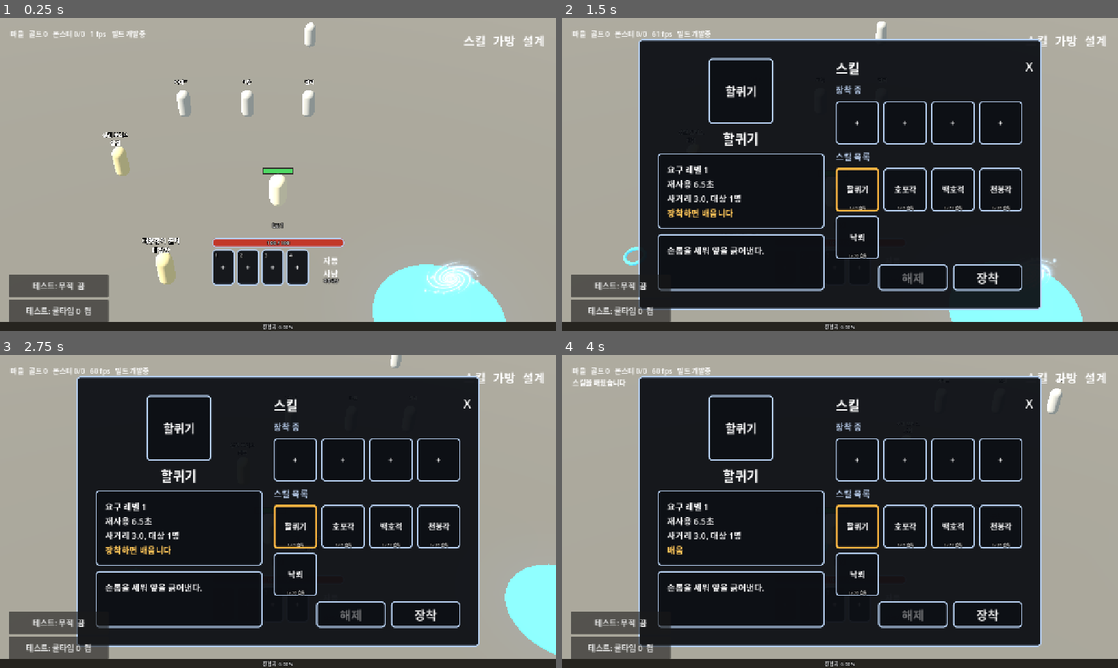
Above: before the commit, frames 1-4 (two rows, left to right).
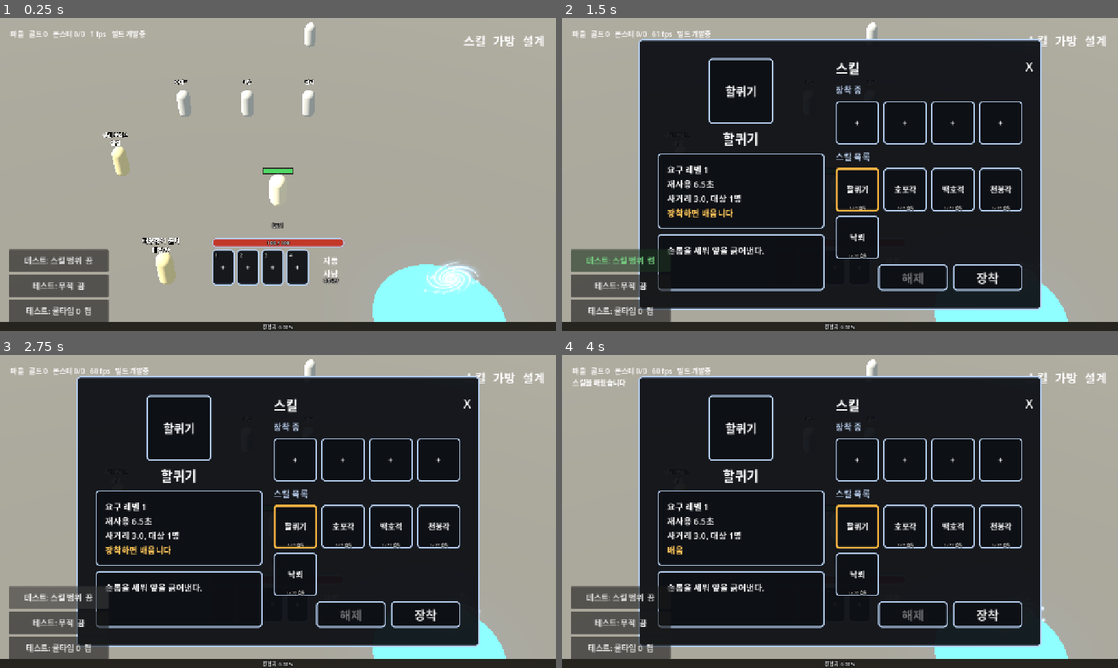
Above: after the commit, the same moments.

Repository: gogoalswo/MMORPG
Game: Godot game, scene res://main.tscn
The game is run twice, just before and just after one commit, with the same random seed, the same clock (stepped at 60 frames per second) and the same inputs.
Inputs (mouse positions are in pixels of both pictures, inside the frame that each line leads up to):
- Up to frame 1 (0.25 s): no input
- Up to frame 2 (1.5 s): click (784, 268) at 0.52 s; click (623, 262) at 1.25 s, where only the run after the commit has a clickable "테스트: 스킬 범위 끔"
- Up to frame 3 (2.75 s): click (61, 599) at 2 s, where only the run after the commit has a clickable "테스트: 스킬 범위 켬"
- Up to frame 4 (4 s): click "장착" at 2.75 s; click "해제" at 3.5 s

The runs differ from the first frame. In frame 1, 1.3% of the frame differs, in the area x 1-20%, y 73-82%; in frame 2, 1.8%; in frame 3, 4.3%, in the area x 1-100%, y 0-98%; in frame 4, 2.3%.

Commit message:
스킬 범위 표시 테스트 단추
스킬마다 범위가 달라서 range·arc·maxTargets 숫자만으로는 화면에서 얼마나
덮는지 알 수가 없다. 설계상 범위가 곧 사냥 속도라 눈으로 볼 수단을 둔다.

- World.cast 가 _pick_targets 에 넘긴 값 그대로를 skillRange 이벤트로 낸다.
  화면이 skills.json 을 다시 읽어 그리면 판정이 바뀔 때 조용히 갈라진다.
- SkillRange(godot/game/skill_range.gd) 가 받은 대로만 그린다 — 부채꼴 하나로
  근접·전방위·원거리 착탄을 다 덮는다(각이 한 바퀴면 원).
- 왼쪽 아래 "테스트: 스킬 범위" 단추. 위 줄에 반경·각·맞은 수/상한.
- skill_test 가 세 모양을 판정과 대조하고, 부채꼴 밖은 안 맞는 것까지 본다.
- npm run shot:godot -- range:<스킬id> — 무리 한가운데에서 찍는다.

Co-Authored-By: Claude Opus 5 <noreply@anthropic.com>
Claude-Session: https://claude.ai/code/session_013xWMjGTZFzeM8DiABws1gC

Diff:
--- a/godot/game/game.gd
+++ b/godot/game/game.gd
@@ -140,6 +140,14 @@
 var _gate_panel: GatePanel
 ## 보스 범위 공격 예고. [{node, fill, start, end, radius}, ...]
 var _aoe_marks: Array = []
+## 스킬 범위 표시(테스트 단추). 살아 있는 SkillRange 들
+var _range_marks: Array = []
+## 스킬 범위를 그릴까 — **화면에만 있는 값이다.** 판정은 늘 모양을 보내고,
+## 그릴지 말지만 여기서 정한다 (`_toggle_range`)
+var _show_range := false
+## 스킬 범위 표시 단추와, 그 위에 마지막 시전의 반경·각·맞은 수를 적는 줄
+var _range_button: Button
+var _range_label: Label
 var _npc_panel: PanelContainer
 var _npc_title: Label
 var _npc_rows: VBoxContainer
@@ -251,6 +259,10 @@
 			_last_event = "마을에서 되살아났습니다"
 		&"aoe":
 			_show_aoe(payload)
+		&"skillRange":
+			# 판정은 늘 보낸다. 켜 뒀을 때만 그린다
+			if _show_range:
+				_show_skill_range(payload)
 		&"npc":
 			_show_npc(payload)
 		&"skill":
@@ -1647,6 +1659,21 @@
 	_invincible_button.pressed.connect(_toggle_invincible)
 	column.add_child(_invincible_button)
 	column.move_child(_invincible_button, 0)
+	# 스킬 범위도 표 스위치가 아니다 — **화면에만 있는 값**이라 판정에 보낼 것이 없다
+	_range_button = Button.new()
+	_range_button.custom_minimum_size = Vector2(230, 52)
+	_range_button.add_theme_font_size_override("font_size", 18)
+	_range_button.pressed.connect(_toggle_range)
+	column.add_child(_range_button)
+	column.move_child(_range_button, 0)
+	# 숫자는 **단추 위 전용 줄**에 적는다. HUD 한 줄(`_last_event`)에 적었더니
+	# 바로 다음 틱의 몬스터 피격 알림이 덮어써서 읽을 틈이 없었다 (2026-09-21)
+	_range_label = Label.new()
+	_range_label.add_theme_font_size_override("font_size", 17)
+	_range_label.add_theme_color_override("font_color", Color("#46e0d8"))
+	column.add_child(_range_label)
+	column.move_child(_range_label, 0)
+	_refresh_range_button()
 	_refresh_switches()
 	column.set_anchors_and_offsets_preset(Control.PRESET_BOTTOM_LEFT, Control.PRESET_MODE_MINSIZE, 20)
 	column.grow_vertical = Control.GROW_DIRECTION_BEGIN
@@ -1663,6 +1690,24 @@
 func _toggle_invincible() -> void:
 	var me: Dictionary = _transport.snapshot().get("players", {}).get(_transport.my_id(), {})
 	_transport.send(&"invincible", {"on": not bool(me.get("invincible", false))})
+
+
+## 스킬 범위 표시를 켜고 끈다. 끄면 이미 떠 있는 것도 바로 치운다 —
+## 끄고 나서 1초쯤 남아 있으면 꺼졌는지 아닌지가 헷갈린다
+func _toggle_range() -> void:
+	_show_range = not _show_range
+	if not _show_range:
+		for mark in _range_marks:
+			if is_instance_valid(mark):
+				mark.queue_free()
+		_range_marks.clear()
+		_range_label.text = ""
+	_refresh_range_button()
+
+
+func _refresh_range_button() -> void:
+	_range_button.text = "테스트: 스킬 범위  %s" % ("켬" if _show_range else "끔")
+	_range_button.modulate = Color("#7ce08a") if _show_range else Color.WHITE
 
 
 func _refresh_invincible(me: Dictionary) -> void:
@@ -2051,6 +2096,7 @@
 	if _zone_node != null:
 		_zone_node.queue_free()
 	_aoe_marks.clear()
+	_range_marks.clear()
 	_zone_node = Node3D.new()
 	add_child(_zone_node)
 	_shown_zone = zone_id
@@ -2300,6 +2346,7 @@
 	_send_input(delta)
 	_draw_state()
 	_tick_aoe()
+	_tick_range(delta)
 	if _auto_spin != null and _auto_spin.visible:
 		# PanelContainer 가 자식 크기를 칸에 맞춰 다시 잡는다 — 축은 그때마다 가운데로
 		_auto_spin.pivot_offset = _auto_spin.size / 2.0
@@ -2681,3 +2728,31 @@
 			continue
 		alive.append(mark)
 	_aoe_marks = alive
+
+
+## 스킬 범위 표시를 늙힌다. 수명이 다한 것은 스스로 알려 준다
+func _tick_range(delta: float) -> void:
+	var alive: Array = []
+	for mark in _range_marks:
+		if not is_instance_valid(mark):
+			continue
+		if mark.tick(delta):
+			mark.queue_free()
+			continue
+		alive.append(mark)
+	_range_marks = alive
+
+
+## 판정이 보낸 모양 그대로 땅에 그리고, 몇 마리가 걸렸는지는 글로 적는다 —
+## 반경만 보면 "왜 저기 있는 놈이 안 맞지" 가 `maxTargets` 때문인지 모른다
+func _show_skill_range(payload: Dictionary) -> void:
+	if _zone_node == null:
+		return
+	_range_marks.append(SkillRange.show_cast(_zone_node, payload))
+	_range_label.text = "%s  %.1fm · %d° · %d/%d 마리" % [
+		Skills.all().get(str(payload.get("skill", "")), {}).get("name", "스킬"),
+		float(payload.get("reach", 0.0)),
+		roundi(rad_to_deg(float(payload.get("arc", 0.0)))),
+		int(payload.get("hits", 0)),
+		int(payload.get("max_targets", 0)),
+	]
--- /dev/null
+++ b/godot/game/skill_range.gd
@@ -0,0 +1,137 @@
+class_name SkillRange
+extends Node3D
+
+## **스킬이 실제로 훑은 자리**를 땅에 한 번 그린다 (테스트 단추로 켠다).
+##
+## 2026-09-21 에 만들었다. 설계(stat-balance.md 5장)는 "범위 스킬로 무리를
+## 정리한다"가 전제라 **반경·각이 곧 사냥 속도**인데, 스킬마다 범위가 다르고
+## 숫자(`range`·`arc`·`maxTargets`)만 봐서는 화면에서 얼마나 덮는지 알 수 없다.
+##
+## **모양을 화면이 다시 계산하지 않는다.** ★ `World.cast` 가 `_pick_targets` 에
+## 넘긴 값 그대로를 `skillRange` 이벤트로 보내고, 여기서는 받은 대로만 그린다.
+## 화면이 `skills.json` 을 다시 읽어 그리면 판정이 바뀔 때 조용히 갈라져서
+## **"표시는 맞는데 안 맞는"** 최악의 디버그 도구가 된다.
+##
+## 판정이 보내는 모양은 한 가지뿐이다 — 중심 `(x, z)` · 반지름 `reach` ·
+## `facing` 을 가운데로 한 각 `arc` 의 부채꼴. 원거리기가 날아가 터진 것은
+## 중심이 착탄점이고 `arc` 가 한 바퀴(TAU)로 와서 같은 코드가 원을 그린다.
+##
+## 에셋을 쓰지 않는 이유는 `select_ring.gd` 와 같다 — 코드로 지어야 안 받은
+## 사람에게도 보이고, 색·두께를 고쳐서 바로 본다.
+
+## 테두리 두께(m). 카메라가 화면 세로 14.3m 를 보므로 720p 에서 1m = 41px →
+## 0.3m 는 12px 다 (select_ring.gd 와 같은 환산)
+const THICKNESS := 0.3
+## 바닥에서 띄우는 높이. 보스 예고 원(0.06)·고른 표시 고리(0.08)보다 위에 둔다 —
+## 겹쳤을 때 이게 가려지면 도구 구실을 못 한다
+const HEIGHT := 0.11
+## 몇 초 동안 보이나. 스킬 쿨타임보다 짧아야 다음 시전과 겹치지 않는다
+const LIFE := 1.1
+## 마지막 이만큼은 사라지며 흐려진다
+const FADE := 0.45
+
+## 보스 예고 원은 빨강, 차원문은 파랑, 고른 표시는 금색이라 겹치지 않는 청록을 쓴다
+const COLOR := Color("#46e0d8")
+const FILL_ALPHA := 0.18
+const EDGE_ALPHA := 0.95
+
+## 부채꼴을 몇 토막으로 자르나 — 한 바퀴 기준. 각이 좁으면 그만큼 적게 쓴다
+const SEGMENTS := 72
+
+var _fill: MeshInstance3D
+var _edge: MeshInstance3D
+var _age := 0.0
+
+
+## 판정이 보낸 `skillRange` 이벤트 하나를 그린다
+static func show_cast(parent: Node3D, payload: Dictionary) -> SkillRange:
+	var node := SkillRange.new()
+	parent.add_child(node)
+	node.position = Vector3(
+		float(payload.get("x", 0.0)), HEIGHT, float(payload.get("z", 0.0))
+	)
+	node._build(
+		maxf(float(payload.get("reach", 1.0)), 0.1),
+		clampf(float(payload.get("arc", TAU)), 0.05, TAU),
+		float(payload.get("facing", 0.0))
+	)
+	return node
+
+
+func _build(reach: float, arc: float, facing: float) -> void:
+	var half := arc / 2.0
+	var from := facing - half
+	var to := facing + half
+
+	_fill = _layer(_sector(reach, 0.0, from, to, arc), FILL_ALPHA)
+	# 테두리는 **호와 두 변을 따로** 만든다. 호만 그리면 부채꼴인지 원인지
+	# 구별이 안 되고, 각이 좁을수록 어느 쪽을 보고 있는지가 안 읽힌다
+	var edge := _sector(reach, reach - THICKNESS, from, to, arc)
+	if arc < TAU - 0.01:
+		_spoke(edge, reach, from)
+		_spoke(edge, reach, to)
+	_edge = _layer(edge, EDGE_ALPHA)
+
+
+## 두 반지름 사이의 띠. 안쪽 반지름이 0 이면 꽉 찬 부채꼴이 된다
+func _sector(outer: float, inner: float, from: float, to: float, arc: float) -> ImmediateMesh:
+	var mesh := ImmediateMesh.new()
+	var steps := maxi(3, roundi(SEGMENTS * arc / TAU))
+	mesh.surface_begin(Mesh.PRIMITIVE_TRIANGLES)
+	for i in steps:
+		var a0 := lerpf(from, to, float(i) / steps)
+		var a1 := lerpf(from, to, float(i + 1) / steps)
+		_quad(
+			mesh,
+			_at(a0, maxf(inner, 0.0)), _at(a1, maxf(inner, 0.0)),
+			_at(a1, outer), _at(a0, outer)
+		)
+	mesh.surface_end()
+	return mesh
+
+
+## 부채꼴의 곧은 변 하나 — 가운데에서 호까지 뻗는 굵기 `THICKNESS` 의 막대
+func _spoke(mesh: ImmediateMesh, reach: float, a: float) -> void:
+	var dir := Vector3(sin(a), 0.0, cos(a))
+	var side := Vector3(dir.z, 0.0, -dir.x) * (THICKNESS * 0.5)
+	mesh.surface_begin(Mesh.PRIMITIVE_TRIANGLES)
+	_quad(mesh, -side, side, dir * reach + side, dir * reach - side)
+	mesh.surface_end()
+
+
+func _at(a: float, r: float) -> Vector3:
+	return Vector3(sin(a) * r, 0.0, cos(a) * r)
+
+
+## 네 점을 삼각형 둘로. 안쪽 반지름이 0 이면 두 점이 겹쳐 삼각형 하나가 찌그러지는데,
+## 넓이가 0 이라 그려지지 않을 뿐 탈은 안 난다
+func _quad(mesh: ImmediateMesh, a: Vector3, b: Vector3, c: Vector3, d: Vector3) -> void:
+	for point in [a, b, c, a, c, d]:
+		mesh.surface_add_vertex(point)
+
+
+func _layer(mesh: ImmediateMesh, alpha: float) -> MeshInstance3D:
+	var node := MeshInstance3D.new()
+	node.mesh = mesh
+	var mat := StandardMaterial3D.new()
+	mat.albedo_color = Color(COLOR, alpha)
+	mat.transparency = BaseMaterial3D.TRANSPARENCY_ALPHA
+	mat.shading_mode = BaseMaterial3D.SHADING_MODE_UNSHADED
+	# 땅에 눕힌 면이라 위아래 중 어느 쪽이 앞인지 따질 것이 없다. 잘라내기를
+	# 켜 두면 삼각형을 감은 방향에 따라 반쪽이 사라진다
+	mat.cull_mode = BaseMaterial3D.CULL_DISABLED
+	node.material_override = mat
+	add_child(node)
+	return node
+
+
+## 시간을 재고, 수명이 다했으면 true. `game.gd` 가 목록을 돌며 넘겨 준다
+func tick(delta: float) -> bool:
+	_age += delta
+	if _age >= LIFE:
+		return true
+	var left := LIFE - _age
+	var fade := 1.0 if left >= FADE else left / FADE
+	_fill.material_override.albedo_color = Color(COLOR, FILL_ALPHA * fade)
+	_edge.material_override.albedo_color = Color(COLOR, EDGE_ALPHA * fade)
+	return false
--- a/godot/tests/skill_test.gd
+++ b/godot/tests/skill_test.gd
@@ -17,6 +17,7 @@
 	_case_bar()
 	_case_cast()
 	_case_multi()
+	_case_range()
 	_case_dead()
 	Save.clear()
 
@@ -31,6 +32,13 @@
 func _fail(text: String) -> void:
 	print("  실패 " + text)
 	_failed += 1
+
+
+func _mob(mobs: Array, id: String) -> Dictionary:
+	for m in mobs:
+		if str(m.get("id", "")) == id:
+			return m
+	return {}
 
 
 func _first(events: Array, type_name: String) -> Dictionary:
@@ -163,6 +171,126 @@
 		print("  호포각: %d마리 동시" % hits)
 
 
+## 범위 표시(`skillRange`)가 **판정이 실제로 쓴 모양**을 싣고 오는지.
+##
+## 이 이벤트의 값어치는 전부 "판정과 같다"는 데 있다. 화면이 `skills.json` 을
+## 다시 읽어 그리면 판정이 바뀔 때 조용히 갈라지므로, 여기서 세 가지 모양을
+## 다 본다 → docs/features/skills.md "범위 표시"
+func _case_range() -> void:
+	var s := _setup(3)
+	var w: World = s[0]
+	var me: Dictionary = s[1]
+
+	# 1) 근접 부채꼴 — 중심은 내 몸, 각은 스킬의 각 그대로
+	w.learn_skill("me", "rising_kick")
+	w.set_skill_bar("me", ["rising_kick"])
+	w.drain_events()
+	w.cast("me", "rising_kick")
+	var shape := _first(w.drain_events(), "skillRange")
+	var kick := Skills.get_skill("fighter", "rising_kick")
+	if shape.is_empty():
+		_fail("범위가 안 실려 왔다")
+		return
+	if not (is_equal_approx(shape.x, float(me.x)) and is_equal_approx(shape.z, float(me.z))):
+		_fail("근접기 중심이 내 몸이 아니다 (%.1f, %.1f)" % [shape.x, shape.z])
+	if not is_equal_approx(float(shape.reach), float(kick.range)):
+		_fail("반경이 %.1f 여야 하는데 %.1f" % [float(kick.range), shape.reach])
+	if not is_equal_approx(float(shape.arc), float(kick.arc)):
+		_fail("각이 %.2f 여야 하는데 %.2f" % [float(kick.arc), shape.arc])
+	else:
+		print("  근접 부채꼴: 반경 %.1fm · %d°" % [shape.reach, roundi(rad_to_deg(shape.arc))])
+
+	# 2) 전방위 근접 — 각이 한 바퀴면 부채꼴이 아니라 원이다
+	w.learn_skill("me", "tiger_roar")
+	w.set_skill_bar("me", ["tiger_roar"])
+	w.drain_events()
+	w.cast("me", "tiger_roar")
+	var events := w.drain_events()
+	var round_shape := _first(events, "skillRange")
+	var hits := 0
+	for e in events:
+		if e.get("type", "") == "hit":
+			hits += 1
+	if not is_equal_approx(float(round_shape.arc), TAU):
+		_fail("전방위기 각이 한 바퀴가 아니다 (%.2f)" % round_shape.arc)
+	elif int(round_shape.hits) != hits:
+		_fail("맞은 수가 %d 인데 %d 로 실려 왔다" % [hits, round_shape.hits])
+	else:
+		print("  전방위 원: 반경 %.1fm · %d/%d 마리" % [
+			round_shape.reach, round_shape.hits, round_shape.max_targets
+		])
+
+	# **그려질 모양과 맞은 놈이 같은가** — 이 도구의 값어치가 전부 여기 있다.
+	# 각을 반대로 재거나 좌우가 뒤집히면 "표시는 맞는데 안 맞는" 게 되고,
+	# 그건 디버그 도구로서 없느니만 못하다. 좁은 부채꼴(백호격 72°)로 보되
+	# **반경 안이지만 옆에 선 놈**을 하나 두어 양쪽을 다 건다
+	# 정면(+x)에서 90도 꺾인 자리 — 반경 4m 안이지만 72도 부채꼴 밖이다
+	var aside := World.make_monster(
+		"aside", GameData.monster_kind("mob003"), 0.0, 2.0, 10000.0, 0.0
+	)
+	s[2].append(aside)
+	w.learn_skill("me", "white_tiger")
+	w.set_skill_bar("me", ["white_tiger"])
+	w.drain_events()
+	w.cast("me", "white_tiger")
+	var fan_events := w.drain_events()
+	var fan := _first(fan_events, "skillRange")
+	var struck: Array = []
+	for e in fan_events:
+		if e.get("type", "") == "hit":
+			struck.append(str(e.target))
+	if float(fan.arc) >= TAU:
+		_fail("백호격은 좁은 부채꼴이어야 한다 (%.2f)" % fan.arc)
+	for mob in s[2]:
+		var dx: float = float(mob.x) - float(fan.x)
+		var dz: float = float(mob.z) - float(fan.z)
+		var gap := sqrt(dx * dx + dz * dz)
+		var inside := gap <= float(fan.reach) + 1e-3
+		if inside and gap > 1e-3:
+			var dot := (dx / gap) * sin(float(fan.facing)) + (dz / gap) * cos(float(fan.facing))
+			inside = acos(clampf(dot, -1.0, 1.0)) <= float(fan.arc) / 2.0 + 1e-3
+		var was_hit := str(mob.id) in struck
+		# 안에 있어도 `maxTargets` 에 걸려 안 맞을 수 있다 — 그 반대는 없어야 한다
+		if was_hit and not inside:
+			_fail("%s 는 그려질 모양 밖인데 맞았다 (%.2f m)" % [mob.id, gap])
+	if not ("aside" in struck):
+		print("  모양 밖(옆 2m)은 안 맞고, 맞은 놈은 전부 모양 안이다")
+	else:
+		_fail("부채꼴 옆에 선 놈이 맞았다 — 각을 재는 방향이 어긋났다")
+
+	# 3) 원거리 — **착탄점이 중심**이고 반경은 사거리가 아니라 터지는 반경이다.
+	#    사거리(12m)를 그대로 그리면 화면 전체가 범위가 된다
+	me["job"] = "archer"
+	w.learn_skill("me", "explosive_arrow")
+	w.set_skill_bar("me", ["explosive_arrow"])
+	w.drain_events()
+	w.cast("me", "explosive_arrow")
+	var far := _first(w.drain_events(), "skillRange")
+	var arrow := Skills.get_skill("archer", "explosive_arrow")
+	if far.is_empty():
+		_fail("원거리 범위가 안 실려 왔다")
+		return
+	# 앞선 시전에 쓰러진 놈이 있을 수 있다 — **살아 있는 것 중 가장 가까운 놈**이
+	# 겨눠진다 (`World.cast` 가 `_pick_targets` 로 하나만 고른다)
+	var mob: Dictionary = {}
+	var best := INF
+	for m in s[2]:
+		if int(m.hp) <= 0:
+			continue
+		var gap := Vector2(float(m.x), float(m.z)).length()
+		if gap < best:
+			best = gap
+			mob = m
+	if not (is_equal_approx(far.x, float(mob.x)) and is_equal_approx(far.z, float(mob.z))):
+		_fail("착탄점이 겨눈 놈(%s) 자리가 아니다 (%.1f, %.1f)" % [mob.id, far.x, far.z])
+	if not is_equal_approx(float(far.reach), Skills.blast_radius(arrow)):
+		_fail("터지는 반경이 %.1f 여야 하는데 %.1f" % [Skills.blast_radius(arrow), far.reach])
+	elif not is_equal_approx(float(far.arc), TAU):
+		_fail("날아가 터진 것에 부채꼴은 없다 (%.2f)" % far.arc)
+	else:
+		print("  원거리 착탄: 사거리 %.0fm → 터지는 반경 %.1fm" % [float(arrow.range), far.reach])
+
+
 ## 자가 회복 스킬을 확인하던 `_case_heal` 은 **2026-09-17 에 뺐다** — 회복기를
 ## 가진 직업이 기사뿐이었고 기사를 지웠다. `selfHeal` 판정은 `World` 에 그대로
 ## 있으니, 회복 스킬을 다시 만들면 여기에 한 편 되살린다.
--- a/godot/tests/ui_test.gd
+++ b/godot/tests/ui_test.gd
@@ -724,10 +724,33 @@
 		_fail("무적 단추를 다시 눌렀는데 안 꺼졌다")
 	print("  무적 단추: 켜면 피해 0, 다시 누르면 꺼짐 (%s)" % shield)
 
+	# 스킬 범위 단추 — **꺼 두면 판정이 보내도 안 그린다**, 켜면 그리고 숫자를 적는다.
+	# 끄면 떠 있던 것까지 치운다 (남아 있으면 꺼졌는지가 안 읽힌다)
+	var band: Rect2 = game._range_button.get_global_rect()
+	if band.position.x > 40 or band.end.y > shield.position.y:
+		_fail("스킬 범위 단추가 무적 단추 위(왼쪽 아래)가 아니다: %s" % band)
+	var shape := {"x": 1.0, "z": 2.0, "reach": 4.0, "arc": TAU, "facing": 0.0, "hits": 3, "max_targets": 5, "skill": "white_tiger"}
+	game._on_event(&"skillRange", shape)
+	if not game._range_marks.is_empty():
+		_fail("꺼 뒀는데 범위를 그렸다")
+	game._range_button.pressed.emit()
+	game._on_event(&"skillRange", shape)
+	if game._range_marks.size() != 1:
+		_fail("켰는데 범위를 안 그렸다 (%d개)" % game._range_marks.size())
+	elif not game._range_label.text.contains("3/5"):
+		_fail("맞은 수가 안 적혔다: '%s'" % game._range_label.text)
+	game._range_button.pressed.emit()
+	await process_frame
+	if not game._range_marks.is_empty() or game._range_label.text != "":
+		_fail("껐는데 떠 있던 범위가 안 치워졌다")
+	print("  스킬 범위 단추: 꺼 두면 안 그리고, 켜면 그리며 '%s' (%s)" % [
+		"3/5 마리", band
+	])
+
 	# 새 문구 글자가 폰트에 있나 (부분집합이라 빠질 수 있다)
 	var font: Font = load(FONT)
 	var missing := ""
-	for ch in "장착 해제 취소 스킬 목록 바꿀 칸을 누르세요 요구 레벨 재사용 사거리 주위 대상 배움 습득 테스트 쿨타임 잠금 해제 켬 끔 무적":
+	for ch in "장착 해제 취소 스킬 목록 바꿀 칸을 누르세요 요구 레벨 재사용 사거리 주위 대상 배움 습득 테스트 쿨타임 잠금 해제 켬 끔 무적 범위 마리":
 		if ch != " " and not font.has_char(ch.unicode_at(0)):
 			missing += ch
 	if missing != "":
--- a/godot/tools/shot.gd
+++ b/godot/tools/shot.gd
@@ -35,6 +35,13 @@
 ## `hud` 로 찍을 때. 고리가 도는지 보려면 몇 프레임 떨어뜨려 찍어야 한다
 const HUD_SHOTS := [6, 20, 40]
 
+## `range:` 로 찍을 때 — 몬스터 무리 한가운데에 선다. 마을에서 찍으면 모양은
+## 보이지만 **덮는 넓이**를 못 본다 (범위기를 보는 이유가 그건데)
+const RANGE_ZONE := "meadow"
+const RANGE_PACK := Vector3(-28.0, 0.0, -28.0)
+## 표시가 1.1초 살아 있고 마지막 0.45초는 흐려진다 — 한창 진할 때를 고른다
+const RANGE_SHOTS := [3, 10]
+
 
 func _init() -> void:
 	Save.clear()
@@ -66,6 +73,11 @@
 	# (켜져 있어야 자동사냥 칸에서 고리가 돈다)
 	if skill == "hud":
 		await _hud(game)
+		return
+
+	# 스킬 범위 표시 — `npm run shot:godot -- range:tiger_roar`
+	if skill.begins_with("range:"):
+		await _range(game, skill.trim_prefix("range:"))
 		return
 
 	# 창은 열어 놓고 한 장만 찍는다 — 움직이는 것이 없다
@@ -165,6 +177,39 @@
 			img.save_png("res://../logs/shot_%02d.png" % frame)
 			taken += 1
 			print("logs/shot_%02d.png  (고리 각 %.2f)" % [frame, game._auto_spin.rotation])
+	quit(0)
+
+
+## 스킬 범위 표시(`SkillFx` 가 아니라 `SkillRange`). **무리 한가운데에서 찍는다** —
+## 반경·각이 맞는지는 `skill_test.gd` 가 숫자로 보지만, 그게 화면에서 얼마나
+## 덮는지는 찍어야만 안다 (설계에서 범위가 곧 사냥 속도라서 보는 값이다)
+func _range(game: Node3D, skill: String) -> void:
+	var world = game._transport._world
+	game._transport.send(&"travel", {"zone": RANGE_ZONE})
+	await process_frame
+	var player: Dictionary = world._players[game._transport.my_id()]
+	player["level"] = LEVEL
+	player["skill_points"] = 99
+	player["x"] = RANGE_PACK.x
+	player["z"] = RANGE_PACK.z
+	game._transport.send(&"learnSkill", {"skill": skill})
+	game._transport.send(&"setSkillBar", {"bar": [skill]})
+	game._toggle_range()
+	for i in 4:
+		await process_frame
+
+	Engine.time_scale = SLOW
+	game._transport.send(&"skill", {"skill": skill})
+	var frame := 0
+	var taken := 0
+	while taken < RANGE_SHOTS.size():
+		await process_frame
+		frame += 1
+		if frame in RANGE_SHOTS:
+			await RenderingServer.frame_post_draw
+			root.get_texture().get_image().save_png("res://../logs/range_%02d.png" % frame)
+			taken += 1
+			print("logs/range_%02d.png  %s" % [frame, game._range_label.text])
 	quit(0)
 
 
--- a/godot/world/world.gd
+++ b/godot/world/world.gd
@@ -1148,9 +1148,28 @@
 		reach = Skills.blast_radius(skill)
 
 	var attack := float(stats.attack) * float(skill.get("power", 1.0))
-	for target in _pick_targets(
-		player, reach, float(skill.arc), int(skill.get("maxTargets", 1)), origin
-	):
+	var arc := float(skill.arc)
+	var cap := int(skill.get("maxTargets", 1))
+	var picked := _pick_targets(player, reach, arc, cap, origin)
+
+	# **판정이 쓴 모양을 그대로 알린다** — 화면이 다시 계산하면 두 값이 갈라져서
+	# "표시는 맞는데 안 맞는" 일이 생긴다. `_pick_targets` 가 부채꼴을 쓰는 조건
+	# (착탄점이 없고 각이 한 바퀴 미만)까지 여기서 풀어 보내므로, 화면은 받은
+	# 각으로 한 가지 모양만 그리면 된다 → docs/features/skills.md "범위 표시"
+	_events.append({
+		"type": "skillRange",
+		"id": player_id,
+		"skill": skill_id,
+		"x": float(origin.get("x", player.x)),
+		"z": float(origin.get("z", player.z)),
+		"reach": reach,
+		"arc": arc if (origin.is_empty() and arc < TAU) else TAU,
+		"facing": float(player.rot),
+		"max_targets": cap,
+		"hits": picked.size(),
+	})
+
+	for target in picked:
 		_hit_monster(player, target, attack, skill_id)
 
 
Not shown, added: godot/game/skill_range.gd.uid
Not shown, changed: docs/features/skills.md
Not shown, changed: docs/features/verification.md
